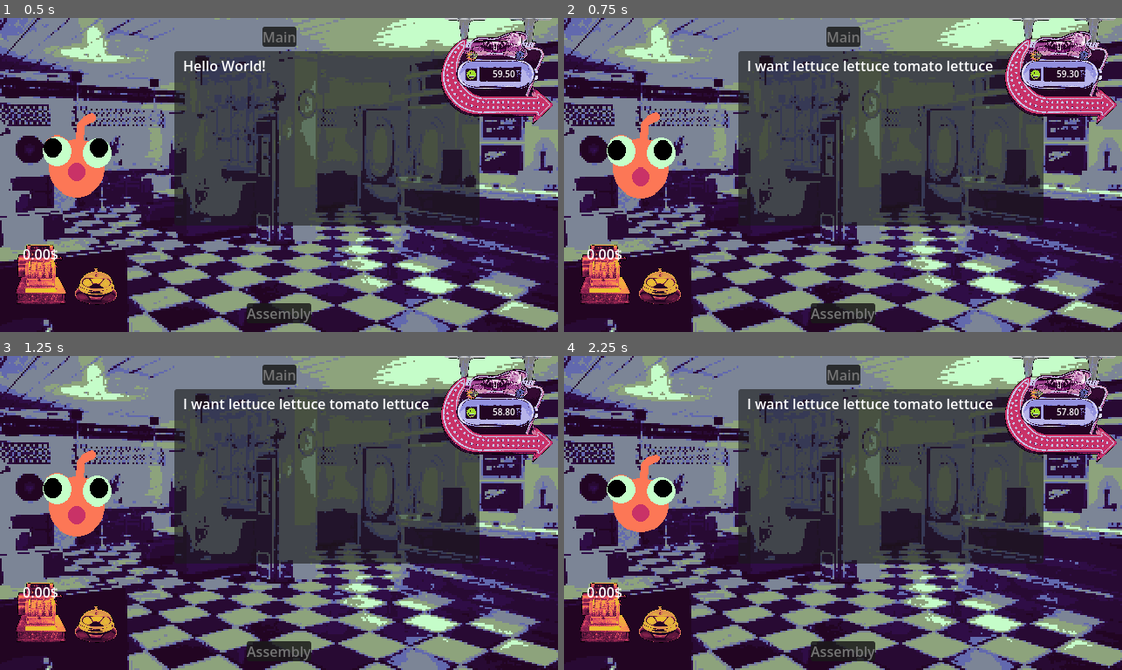
Above: before the commit, frames 1-4 (two rows, left to right).
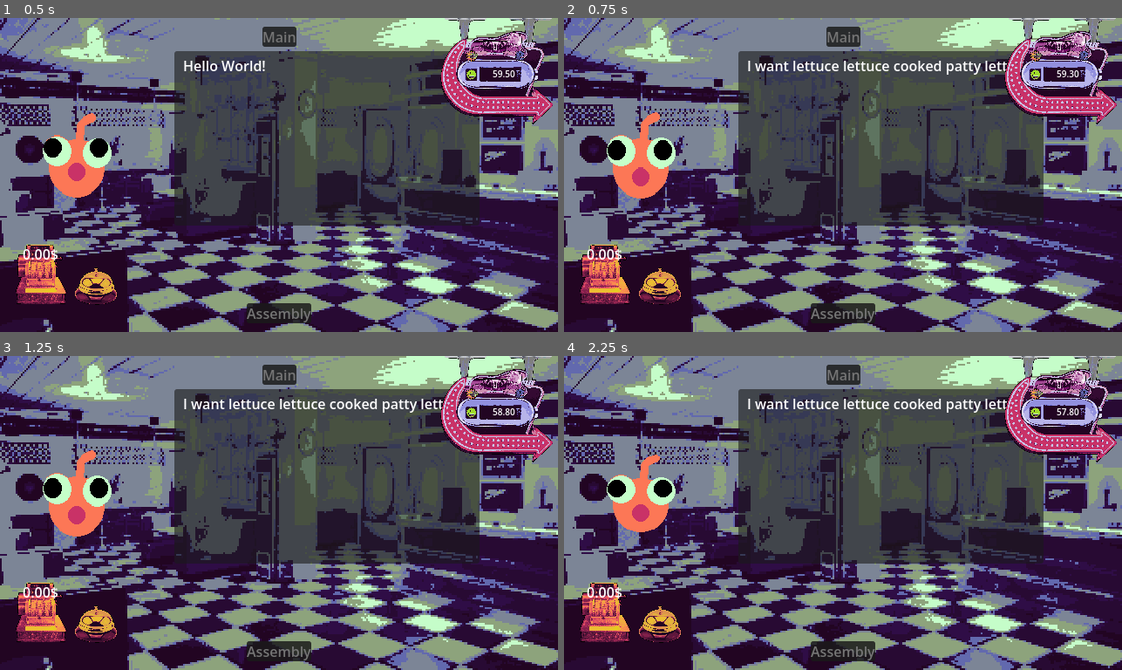
Above: after the commit, the same moments.

Repository: Ashiiru/the-worst-game-jam
Game: Godot game, scene res://Game/Scenes/game.tscn
Two runs of this game, one before a commit and one after it. Both use one fixed random seed, a clock stepped at 60 frames per second and the inputs below. The engine's default icon, where the game draws it, is replaced by a stand-in: a white triangle on a blue panel in a dark square.
Inputs (mouse positions are in pixels of both pictures, inside the frame that each line leads up to):
- Up to frame 1 (0.5 s): no input
- Up to frame 2 (0.75 s): click (893, 137) at 0.52 s
- Up to frame 3 (1.25 s): no input
- Up to frame 4 (2.25 s): click (893, 475) at 1.27 s; click (893, 475) at 2.02 s

Frame 1 is identical in both runs. In frame 2, 0.4% of the frame differs, in the area x 59-80%, y 13-19%; in frame 3, 0.4%; in frame 4, 0.4%.

Commit message:
burger stacking and grill

Diff:
--- a/Client/Resources/test_client.tres
+++ b/Client/Resources/test_client.tres
@@ -3,7 +3,7 @@
 [ext_resource type="Script" uid="uid://dmrp27rksh8s1" path="res://Ingredient/Scripts/ingredient_res.gd" id="1_jdrky"]
 [ext_resource type="Script" uid="uid://coil2gln6wkbt" path="res://Client/Scripts/client_res.gd" id="2_gprsu"]
 [ext_resource type="Resource" uid="uid://eiiy8osg4lxs" path="res://Ingredient/Resources/lettuce.tres" id="2_wbark"]
-[ext_resource type="Resource" uid="uid://l30mj7v8h2hh" path="res://Ingredient/Resources/tomato.tres" id="3_e4f7x"]
+[ext_resource type="Resource" uid="uid://3mn6rsf0v3ly" path="res://Ingredient/Resources/meat_patty_cooked.tres" id="3_wbark"]
 [ext_resource type="Texture2D" uid="uid://csu2lbtfsnce0" path="res://Client/Sprites/alien_1_sheet.png" id="5_wbark"]
 
 [resource]
@@ -11,8 +11,8 @@
 sprite = ExtResource("5_wbark")
 name = "Silly Orange"
 species = 1
-dialogue = Array[String](["Hello World!", "I want lettuce lettuce tomato lettuce"])
-order = Array[ExtResource("1_jdrky")]([ExtResource("2_wbark"), ExtResource("2_wbark"), ExtResource("3_e4f7x"), ExtResource("2_wbark")])
+dialogue = Array[String](["Hello World!", "I want lettuce lettuce cooked patty lettuce"])
+order = Array[ExtResource("1_jdrky")]([ExtResource("2_wbark"), ExtResource("2_wbark"), ExtResource("3_wbark"), ExtResource("2_wbark")])
 patience = 60.0
 dialogue_perfect = "Perfect!!!"
 dialogue_okay = "That's okay, thank you!"
--- a/Game/Scenes/game.tscn
+++ b/Game/Scenes/game.tscn
@@ -5,7 +5,7 @@
 [ext_resource type="Script" uid="uid://bcvx3rlifb5k2" path="res://Camera/game_camera.gd" id="2_crbfv"]
 [ext_resource type="PackedScene" uid="uid://kiifyhjtyhnv" path="res://Ingredient/Scenes/IngredientContainer.tscn" id="3_0648w"]
 [ext_resource type="Texture2D" uid="uid://dde3vh6b46o3g" path="res://Game/Sprites/dinner_temp.png" id="3_mye37"]
-[ext_resource type="Resource" uid="uid://l30mj7v8h2hh" path="res://Ingredient/Resources/tomato.tres" id="4_7uvsw"]
+[ext_resource type="Resource" uid="uid://l30mj7v8h2hh" path="res://Ingredient/Resources/meat_patty.tres" id="4_7uvsw"]
 [ext_resource type="PackedScene" uid="uid://b7t5ejnhabcsv" path="res://DialogueBox/Scenes/DialogueBox.tscn" id="4_s1wwj"]
 [ext_resource type="Resource" uid="uid://eiiy8osg4lxs" path="res://Ingredient/Resources/lettuce.tres" id="4_xa23u"]
 [ext_resource type="PackedScene" uid="uid://cca67gw1n6xvn" path="res://Client/Scenes/Client.tscn" id="5_6vecx"]
@@ -13,6 +13,8 @@
 [ext_resource type="PackedScene" uid="uid://dvg6wyyk2pxrm" path="res://OrderBell/Scenes/OrderBell.tscn" id="7_7bp3t"]
 [ext_resource type="PackedScene" uid="uid://dmbgx7ed2hr33" path="res://ScreenSwapper/Scenes/ScreenSwapper.tscn" id="8_f7b1t"]
 [ext_resource type="PackedScene" uid="uid://bhapfduxdbot8" path="res://GameTimer/Scenes/GameTimer.tscn" id="8_nuvqv"]
+[ext_resource type="Resource" uid="uid://bxa7pgnn66vym" path="res://Ingredient/Resources/bread.tres" id="10_4vuux"]
+[ext_resource type="PackedScene" uid="uid://bg7w6q3yn2kbo" path="res://Grill/Scenes/Grill.tscn" id="12_mr6as"]
 
 [node name="Game" type="Node2D" unique_id=1152207749]
 script = ExtResource("1_hn7vc")
@@ -60,19 +62,20 @@
 offset_bottom = 122.0
 grow_horizontal = 0
 
-[node name="Burger" parent="World" unique_id=1648165308 instance=ExtResource("2_8se0m")]
-modulate = Color(1, 0.33333337, 0, 1)
-offset_left = 485.0
-offset_top = 522.0
-offset_right = 613.0
-offset_bottom = 650.0
+[node name="IngredientContainer3" parent="World" unique_id=642096802 instance=ExtResource("3_0648w")]
+modulate = Color(1, 0.7421667, 0.089999974, 1)
+offset_left = 334.0
+offset_top = 383.0
+offset_right = 462.0
+offset_bottom = 511.0
+ingredient = ExtResource("10_4vuux")
 
 [node name="IngredientContainer2" parent="World" unique_id=1418665786 instance=ExtResource("3_0648w")]
 modulate = Color(0.44266665, 1, 0.24000001, 1)
-offset_left = 184.0
-offset_top = 384.0
-offset_right = 312.0
-offset_bottom = 512.0
+offset_left = 181.0
+offset_top = 385.0
+offset_right = 309.0
+offset_bottom = 513.0
 ingredient = ExtResource("4_xa23u")
 
 [node name="IngredientContainer" parent="World" unique_id=529592985 instance=ExtResource("3_0648w")]
@@ -82,6 +85,18 @@
 offset_right = 155.0
 offset_bottom = 513.0
 ingredient = ExtResource("4_7uvsw")
+
+[node name="Grill" parent="World" unique_id=1713246566 instance=ExtResource("12_mr6as")]
+offset_left = 34.0
+offset_top = 549.0
+offset_right = 84.0
+offset_bottom = 599.0
+
+[node name="Burger" parent="World" unique_id=1648165308 instance=ExtResource("2_8se0m")]
+offset_left = 473.0
+offset_top = 557.0
+offset_right = 601.0
+offset_bottom = 685.0
 
 [node name="HUD" type="CanvasLayer" parent="." unique_id=5070933]
 
--- a/Game/Scripts/game.gd
+++ b/Game/Scripts/game.gd
@@ -16,8 +16,11 @@
 @onready var order_bell: OrderBell = $World/OrderBell
 
 @onready var burger: Burger = $World/Burger
+@onready var grill: Grill = $World/Grill
+
 @onready var ingredient_container: IngredientContainer = $World/IngredientContainer
 @onready var ingredient_container_2: IngredientContainer = $World/IngredientContainer2
+@onready var ingredient_container_3: IngredientContainer = $World/IngredientContainer3
 
 
 var cash : float = 0.0
@@ -27,6 +30,7 @@
 var client_patience : float = 0.0
 
 var max_errors : int = 2
+var max_grill : int = 1
 
 var day_timer : float = 0.0
 
@@ -38,8 +42,10 @@
 	order_bell.selected.connect(_on_order_bell_selected)
 
 	burger.selected.connect(_on_burger_selected)
+	grill.selected.connect(_on_grill_selected)
 	ingredient_container.selected.connect(_on_ingredient_selected)
 	ingredient_container_2.selected.connect(_on_ingredient_selected)
+	ingredient_container_3.selected.connect(_on_ingredient_selected)
 
 	begin_day()
 	add_client()
@@ -174,7 +180,7 @@
 		emote_client("angry")
 
 	game_timer.client_timer.stop()
-	burger.ingredients.clear()
+	burger.clear_ingredients()
 
 
 func pay_order(score : float) -> void:
@@ -187,6 +193,7 @@
 	new_ingredient.ingredient_resource = ingredientres
 	selected_ingredient = new_ingredient
 	world.add_child(selected_ingredient)
+	selected_ingredient.hold()
 	add_cash(-selected_ingredient.ingredient_resource.cost)
 
 
@@ -208,7 +215,15 @@
 
 func _on_burger_selected() -> void:
 	if selected_ingredient:
-		burger.add_ingredient(selected_ingredient.ingredient_resource)
+		burger.add_ingredient(selected_ingredient)
 		clear_selected_ingredient()
 	elif burger.ingredients.size() > 0:
 		select_ingredient(burger.pop_ingredient())
+
+
+func _on_grill_selected() -> void:
+	if selected_ingredient and grill.ingredient_container.get_child_count() < max_grill:
+		grill.add_ingredient(selected_ingredient)
+		clear_selected_ingredient()
+	elif grill.ingredient_container.get_child_count() > 0:
+		select_ingredient(grill.pop_ingredient())
--- /dev/null
+++ b/Grill/Scenes/Grill.tscn
@@ -0,0 +1,18 @@
+[gd_scene format=3 uid="uid://bg7w6q3yn2kbo"]
+
+[ext_resource type="Script" uid="uid://b3f7dsv1fxibq" path="res://Grill/Scripts/grill.gd" id="1_mqsd3"]
+
+[node name="Grill" type="PanelContainer" unique_id=1713246566]
+custom_minimum_size = Vector2(50, 50)
+offset_right = 8.0
+offset_bottom = 8.0
+script = ExtResource("1_mqsd3")
+
+[node name="IngredientContainer" type="HBoxContainer" parent="." unique_id=986765524]
+layout_mode = 2
+
+[node name="Button" type="Button" parent="." unique_id=1767152539]
+modulate = Color(1, 1, 1, 0)
+layout_mode = 2
+
+[connection signal="pressed" from="Button" to="." method="_on_button_pressed"]
--- /dev/null
+++ b/Grill/Scripts/grill.gd
@@ -0,0 +1,19 @@
+class_name Grill
+extends PanelContainer
+
+signal selected
+
+@onready var ingredient_container: HBoxContainer = $IngredientContainer
+
+func add_ingredient(ingredient : Ingredient) -> void:
+	var i : Ingredient = ingredient.duplicate()
+	ingredient_container.add_child(i)
+	i.cook()
+
+func pop_ingredient() -> IngredientRes:
+	var popped : IngredientRes = ingredient_container.get_child(0).ingredient_resource
+	ingredient_container.get_child(0).queue_free()
+	return popped
+
+func _on_button_pressed() -> void:
+	selected.emit()
--- /dev/null
+++ b/Ingredient/Resources/ashes.tres
@@ -0,0 +1,10 @@
+[gd_resource type="Resource" script_class="IngredientRes" format=3 uid="uid://cjxm43bcd47jx"]
+
+[ext_resource type="Script" uid="uid://dmrp27rksh8s1" path="res://Ingredient/Scripts/ingredient_res.gd" id="1_b8jq3"]
+[ext_resource type="Texture2D" uid="uid://dtpit8pioceuh" path="res://Ingredient/Sprites/burned_food.png" id="2_f7iy5"]
+
+[resource]
+script = ExtResource("1_b8jq3")
+sprite = ExtResource("2_f7iy5")
+name = "Ashes"
+metadata/_custom_type_script = "uid://dmrp27rksh8s1"
--- /dev/null
+++ b/Ingredient/Resources/bread.tres
@@ -0,0 +1,10 @@
+[gd_resource type="Resource" script_class="IngredientRes" format=3 uid="uid://bxa7pgnn66vym"]
+
+[ext_resource type="Script" uid="uid://dmrp27rksh8s1" path="res://Ingredient/Scripts/ingredient_res.gd" id="1_d3e2y"]
+[ext_resource type="Texture2D" uid="uid://c86h8apg1tilp" path="res://Ingredient/Sprites/bun_bottom.png" id="2_v0iqw"]
+
+[resource]
+script = ExtResource("1_d3e2y")
+sprite = ExtResource("2_v0iqw")
+name = "Bread"
+metadata/_custom_type_script = "uid://dmrp27rksh8s1"
--- a/Ingredient/Resources/lettuce.tres
+++ b/Ingredient/Resources/lettuce.tres
@@ -1,7 +1,7 @@
 [gd_resource type="Resource" script_class="IngredientRes" format=3 uid="uid://eiiy8osg4lxs"]
 
 [ext_resource type="Script" uid="uid://dmrp27rksh8s1" path="res://Ingredient/Scripts/ingredient_res.gd" id="1_uoe3c"]
-[ext_resource type="Texture2D" uid="uid://dtr8r25jglwsk" path="res://Ingredient/Sprites/lettuce_slice_place_holder-export.png" id="2_phtlb"]
+[ext_resource type="Texture2D" uid="uid://btr2nijs8toqk" path="res://Ingredient/Sprites/lettuce.png" id="2_phtlb"]
 
 [resource]
 script = ExtResource("1_uoe3c")
--- /dev/null
+++ b/Ingredient/Resources/meat_patty.tres
@@ -0,0 +1,13 @@
+[gd_resource type="Resource" script_class="IngredientRes" format=3 uid="uid://l30mj7v8h2hh"]
+
+[ext_resource type="Resource" uid="uid://3mn6rsf0v3ly" path="res://Ingredient/Resources/meat_patty_cooked.tres" id="1_enm3a"]
+[ext_resource type="Script" uid="uid://dmrp27rksh8s1" path="res://Ingredient/Scripts/ingredient_res.gd" id="1_kqjoi"]
+[ext_resource type="Texture2D" uid="uid://hk2nnx2f6nc0" path="res://Ingredient/Sprites/burger_raw.png" id="2_enm3a"]
+
+[resource]
+script = ExtResource("1_kqjoi")
+sprite = ExtResource("2_enm3a")
+name = "Meat Patty"
+cost = 0.3
+cooks_into = ExtResource("1_enm3a")
+metadata/_custom_type_script = "uid://dmrp27rksh8s1"
--- /dev/null
+++ b/Ingredient/Resources/meat_patty_cooked.tres
@@ -0,0 +1,10 @@
+[gd_resource type="Resource" script_class="IngredientRes" format=3 uid="uid://3mn6rsf0v3ly"]
+
+[ext_resource type="Script" uid="uid://dmrp27rksh8s1" path="res://Ingredient/Scripts/ingredient_res.gd" id="1_buej8"]
+[ext_resource type="Texture2D" uid="uid://dvujrde1klpl8" path="res://Ingredient/Sprites/burger_cooked.png" id="2_7rc0h"]
+
+[resource]
+script = ExtResource("1_buej8")
+sprite = ExtResource("2_7rc0h")
+name = "Cooked Meat Patty"
+metadata/_custom_type_script = "uid://dmrp27rksh8s1"
--- a/Ingredient/Resources/tomato.tres
+++ /dev/null
@@ -1,11 +0,0 @@
-[gd_resource type="Resource" script_class="IngredientRes" format=3 uid="uid://l30mj7v8h2hh"]
-
-[ext_resource type="Script" uid="uid://dmrp27rksh8s1" path="res://Ingredient/Scripts/ingredient_res.gd" id="1_sule1"]
-[ext_resource type="Texture2D" uid="uid://c1ner5a1yvyn6" path="res://Ingredient/Sprites/tomato_slice_place_holder.png" id="2_5p83a"]
-
-[resource]
-script = ExtResource("1_sule1")
-sprite = ExtResource("2_5p83a")
-name = "Tomato"
-cost = 0.2
-metadata/_custom_type_script = "uid://dmrp27rksh8s1"
--- a/Ingredient/Scenes/Burger.tscn
+++ b/Ingredient/Scenes/Burger.tscn
@@ -1,16 +1,20 @@
 [gd_scene format=3 uid="uid://xi6d3fo12v13"]
 
 [ext_resource type="Script" uid="uid://bgkfpoq2elneu" path="res://Ingredient/Scripts/burger.gd" id="1_t5338"]
-[ext_resource type="Texture2D" uid="uid://bkaisaovyo2jy" path="res://icon.svg" id="2_1u2po"]
 
 [node name="Burger" type="PanelContainer" unique_id=557410048]
+custom_minimum_size = Vector2(50, 50)
+anchors_preset = -1
 offset_right = 128.0
 offset_bottom = 128.0
+grow_vertical = 0
 script = ExtResource("1_t5338")
 
-[node name="TextureRect" type="TextureRect" parent="." unique_id=248361465]
+[node name="IngredientContainer" type="VBoxContainer" parent="." unique_id=1676162806]
 layout_mode = 2
-texture = ExtResource("2_1u2po")
+mouse_filter = 2
+theme_override_constants/separation = -40
+alignment = 2
 
 [node name="Button" type="Button" parent="." unique_id=522341921]
 self_modulate = Color(1, 1, 1, 0)
--- a/Ingredient/Scenes/Ingredient.tscn
+++ b/Ingredient/Scenes/Ingredient.tscn
@@ -1,8 +1,17 @@
 [gd_scene format=3 uid="uid://dsixv5wrs0l8k"]
 
 [ext_resource type="Script" uid="uid://co4bmxdjwtxc0" path="res://Ingredient/Scripts/ingredient.gd" id="1_2byfg"]
+[ext_resource type="Texture2D" uid="uid://hk2nnx2f6nc0" path="res://Ingredient/Sprites/burger_raw.png" id="2_6y2h2"]
 
-[node name="Ingredient" type="Node2D" unique_id=1609194331]
+[node name="Ingredient" type="TextureRect" unique_id=267573398]
+custom_minimum_size = Vector2(50, 50)
+mouse_filter = 2
+texture = ExtResource("2_6y2h2")
+expand_mode = 1
+stretch_mode = 5
 script = ExtResource("1_2byfg")
 
-[node name="Sprite" type="Sprite2D" parent="." unique_id=1196128779]
+[node name="CookTimer" type="Timer" parent="." unique_id=1543188942]
+one_shot = true
+
+[connection signal="timeout" from="CookTimer" to="." method="_on_cook_timer_timeout"]
--- a/Ingredient/Scripts/burger.gd
+++ b/Ingredient/Scripts/burger.gd
@@ -3,19 +3,39 @@
 
 signal selected
 
+@onready var ingredient_container: VBoxContainer = $IngredientContainer
+
 var ingredients : Array[IngredientRes] = []
-
+var has_bread : bool = false
 
 #debug
 func print_ingredients() -> void:
 	for i in ingredients:
 		print(i.name)
 
-func add_ingredient(ingredient : IngredientRes) -> void:
-	ingredients.append(ingredient)
+func add_ingredient(ingredient : Ingredient) -> void:
+	ingredients.append(ingredient.ingredient_resource)
+	var i : Ingredient = ingredient.duplicate()
+	ingredient_container.add_child(i)
+	if i.ingredient_resource.name == "Bread":
+		if has_bread:
+			i.texture = preload("res://Ingredient/Sprites/top_bun.png")
+		has_bread = true
+	i.z_index += ingredients.size()
+	ingredient_container.move_child(i, 0)
 
 func pop_ingredient() -> IngredientRes:
-	return ingredients.pop_back()
+	var i : IngredientRes = ingredients.pop_back()
+	if i.name == "Bread":
+		has_bread = false
+	ingredient_container.get_child(0).queue_free()
+	return i
+
+func clear_ingredients() -> void:
+	ingredients.clear()
+	has_bread = false
+	for child in ingredient_container.get_children():
+		child.queue_free()
 
 func _on_button_pressed() -> void:
 	selected.emit()
--- a/Ingredient/Scripts/ingredient.gd
+++ b/Ingredient/Scripts/ingredient.gd
@@ -1,13 +1,31 @@
 class_name Ingredient
-extends Node2D
+extends TextureRect
 
-@onready var sprite: Sprite2D = $Sprite
 
 @export var ingredient_resource : IngredientRes
+@onready var cook_timer: Timer = $CookTimer
 
+var held : bool = false
 
 func _ready() -> void:
-	sprite.texture = ingredient_resource.sprite
+	texture = ingredient_resource.sprite
+
+func hold() -> void:
+	held = true
+	if ingredient_resource.holding_sprite:
+		texture = ingredient_resource.holding_sprite
+
+func cook() -> void:
+	cook_timer.start(ingredient_resource.cook_time)
 
 func _process(_delta: float) -> void:
-	self.position = get_global_mouse_position()
+	if held:
+		self.position = get_global_mouse_position() - (size / 2)
+
+func _on_cook_timer_timeout() -> void:
+	if ingredient_resource.cooks_into:
+		ingredient_resource = ingredient_resource.cooks_into
+		cook()
+	else:
+		ingredient_resource = preload("res://Ingredient/Resources/ashes.tres")
+	texture = ingredient_resource.sprite
--- a/Ingredient/Scripts/ingredient_res.gd
+++ b/Ingredient/Scripts/ingredient_res.gd
@@ -2,5 +2,8 @@
 extends Resource
 
 @export var sprite : Texture2D
+@export var holding_sprite : Texture2D
 @export var name : String
 @export var cost : float
+@export var cooks_into : IngredientRes
+@export var cook_time : float = 10
Not shown, added: Grill/Scripts/grill.gd.uid
Binary file added: Ingredient/Sprites/bun_bottom.png
Not shown, changed: Ingredient/Sprites/bun_bottom.png.import
Binary file added: Ingredient/Sprites/burger_cooked.png
Not shown, added: Ingredient/Sprites/burger_cooked.png.import
Binary file added: Ingredient/Sprites/burger_raw.png
Not shown, added: Ingredient/Sprites/burger_raw.png.import
Binary file added: Ingredient/Sprites/burned_food.png
Not shown, added: Ingredient/Sprites/burned_food.png.import
Binary file added: Ingredient/Sprites/kiss.png
Not shown, added: Ingredient/Sprites/kiss.png.import
Binary file added: Ingredient/Sprites/lettuce.png
(and 6 more such lines)
